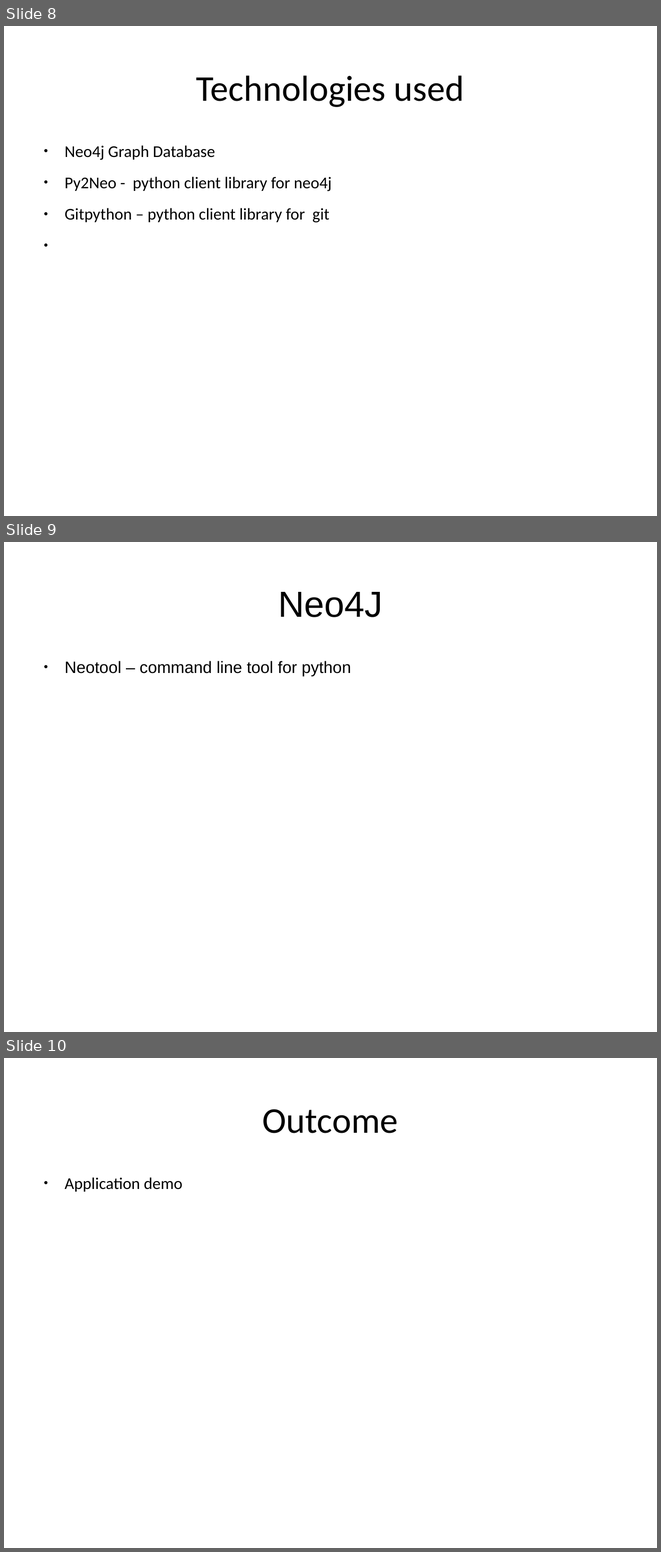
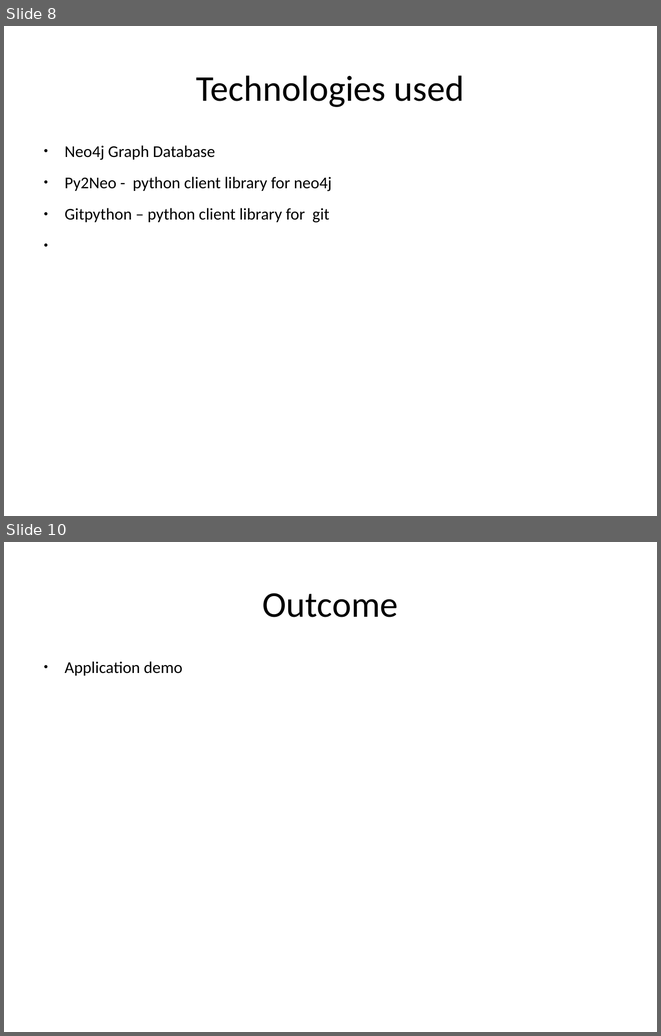
Before and after one commit to btbytes/treehopper, a slide deck: presentation/treehopper.odp. Shown one above the other, each under a label of ours: slides 8, 9 and 10 before the commit, slides 8 and 10 after it; the slides between them are not shown. The pictures are 661x1552 and 661x1036 pixels, drawn with LibreOffice and Linux fonts; fonts in the diff are those of the drawing. Boxes give left, top, right and bottom in pixels: in the first picture for what was removed or moved away, otherwise in the second. Text is boxed around its words. In the diff, an @@ line names an element or a change of style, - is before the commit and + after.

```diff
--- a/presentation/treehopper.odp
+++ b/presentation/treehopper.odp
@@ slide 9 removed at box(4, 542, 657, 1032), background #FFFFFF @@
@@ title removed at box(278, 592, 382, 617) @@
-Neo4J
@@ text removed at box(64, 661, 351, 676) @@
-● Neotool – command line tool for python
```
Also in this commit, not shown: 1 slide changed, 1 slide added, 6 other files.
